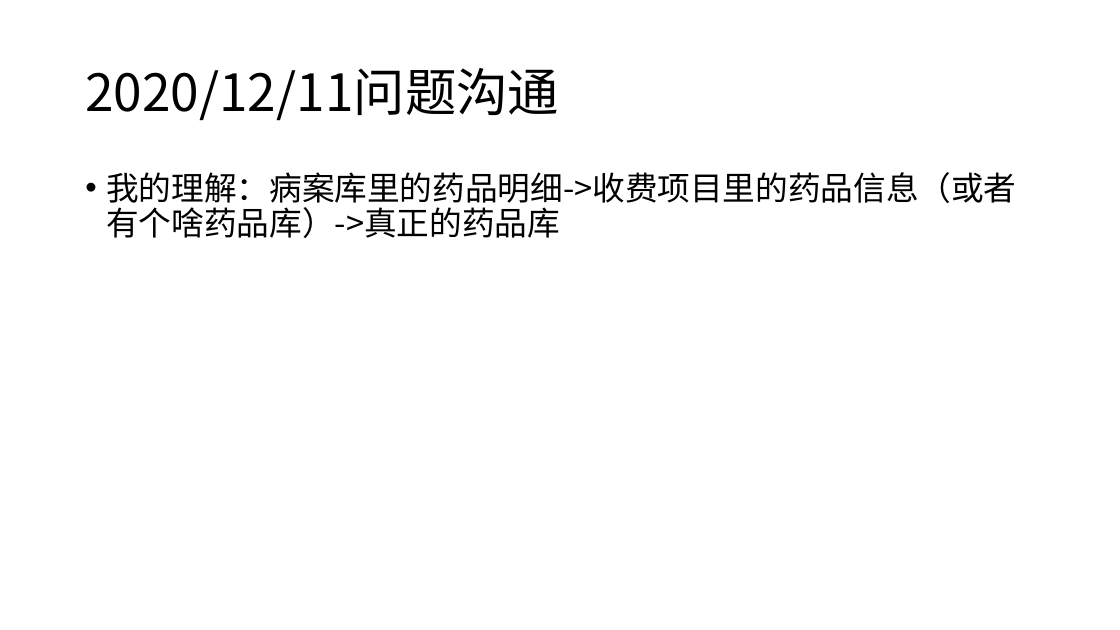
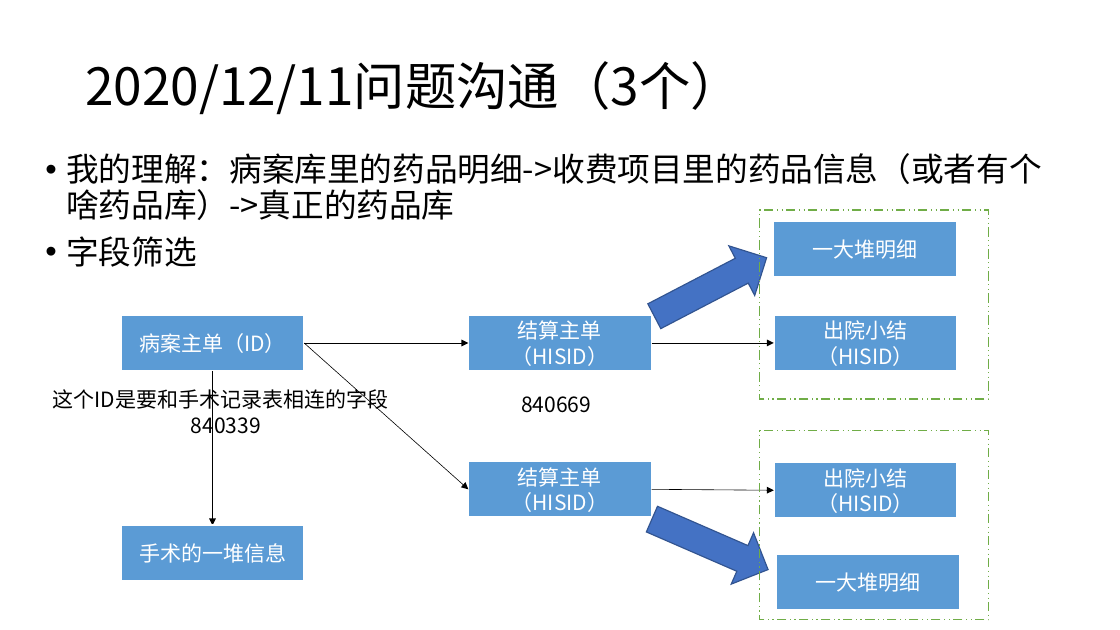
Before and after one commit to zmy1103/GNN_-, a slide deck: slide 4 of 病案库构建/病案库构建方案.pptx (slide 3 before the commit). Drawn at 1120x630 pixels with LibreOffice and Linux fonts; fonts in the diff are those of the drawing. Boxes give left, top, right and bottom in pixels: in the first picture for what was removed or moved away, otherwise in the second. Text is boxed around its words. In the diff, an @@ line names an element or a change of style, - is before the commit and + after.

Commit message:
12、16

```diff
--- a/病案库构建/病案库构建方案.pptx
+++ b/病案库构建/病案库构建方案.pptx
@@ title at (x1=85, y1=61, x2=741, y2=115): text changed @@
-2020/12/11问题沟通
+2020/12/11问题沟通（3个）
@@ text "我的理解：病案库里的药品明细->收费项目里的药品信息（或者有个啥药品库）->真正的药品库" moved from (x1=106, y1=172, x2=1016, y2=238) to (x1=66, y1=153, x2=1041, y2=267) @@
@@ text at (x1=66, y1=236, x2=197, y2=267): paragraph added @@
+• 字段筛选
@@ right arrow added at (x1=641, y1=233, x2=780, y2=341), fill #4472C4, outline #325491 1 pt @@
@@ rectangle added at (x1=760, y1=210, x2=990, y2=399), outline #70AD47 1 pt dashed @@
@@ rectangle added at (x1=773, y1=221, x2=956, y2=277), fill #5B9BD5, outline #FFFFFF 1.5 pt, 18 pt, text #FFFFFF @@
+一大堆明细
@@ rectangle added at (x1=121, y1=315, x2=304, y2=371), fill #5B9BD5, outline #FFFFFF 1.5 pt, 18 pt, text #FFFFFF @@
+病案主单（ID）
@@ rectangle added at (x1=469, y1=315, x2=652, y2=371), fill #5B9BD5, outline #FFFFFF 1.5 pt, 18 pt, text #FFFFFF @@
+结算主单（HISID）
@@ rectangle added at (x1=774, y1=315, x2=957, y2=371), fill #5B9BD5, outline #FFFFFF 1.5 pt, 18 pt, text #FFFFFF @@
+出院小结（HISID）
@@ arrow added from (304, 343) to (469, 343), #000000 0.5 pt @@
@@ arrow added from (304, 343) to (469, 490), #000000 0.5 pt @@
@@ arrow added from (652, 343) to (774, 343), #000000 0.5 pt @@
@@ text added at (x1=53, y1=387, x2=389, y2=438), 18 pt, text #000000 @@
+这个ID是要和手术记录表相连的字段
+840339
@@ arrow added from (213, 371) to (213, 525), #000000 0.5 pt @@
@@ text added at (x1=521, y1=396, x2=591, y2=413), 18 pt, text #000000 @@
+840669
@@ rectangle added at (x1=760, y1=431, x2=990, y2=620), outline #70AD47 1 pt dashed @@
@@ rectangle added at (x1=469, y1=461, x2=652, y2=518), fill #5B9BD5, outline #FFFFFF 1.5 pt, 18 pt, text #FFFFFF @@
+结算主单（HISID）
@@ rectangle added at (x1=774, y1=462, x2=957, y2=518), fill #5B9BD5, outline #FFFFFF 1.5 pt, 18 pt, text #FFFFFF @@
+出院小结（HISID）
@@ right arrow added at (x1=641, y1=494, x2=780, y2=596), fill #4472C4, outline #325491 1 pt @@
@@ arrow added from (652, 490) to (774, 491), #000000 0.5 pt @@
@@ rectangle added at (x1=121, y1=525, x2=304, y2=581), fill #5B9BD5, outline #FFFFFF 1.5 pt, 18 pt, text #FFFFFF @@
+手术的一堆信息
@@ rectangle added at (x1=776, y1=555, x2=960, y2=611), fill #5B9BD5, outline #FFFFFF 1.5 pt, 18 pt, text #FFFFFF @@
+一大堆明细
```
Also in this commit, not shown: 1 slide added.
